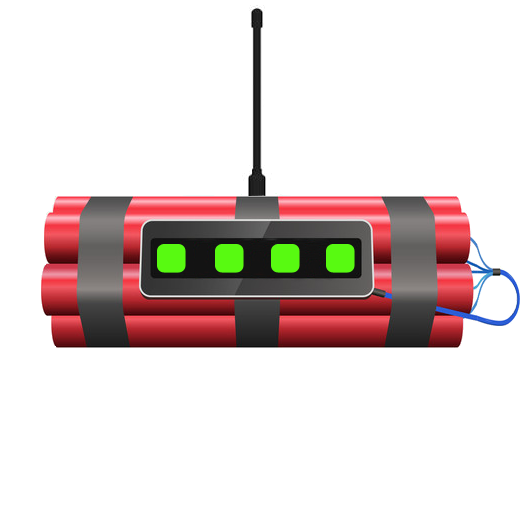
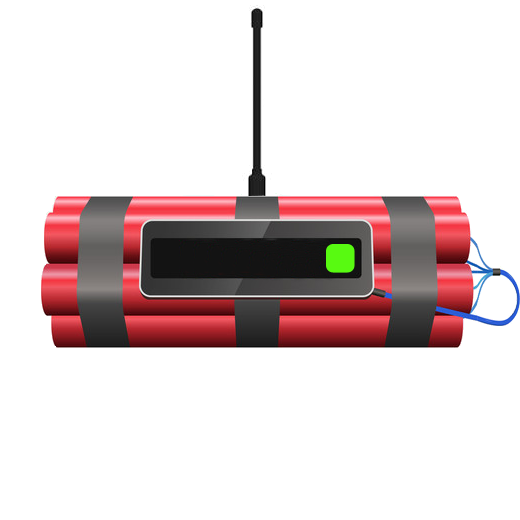
Revision of a layered (520, 520) image; what changed, layer by layer:
hid "Ping 3" over box(271, 244, 300, 273)
hid "Ping 2" over box(215, 244, 244, 273)
hid "Ping 1" over box(157, 244, 186, 273)
